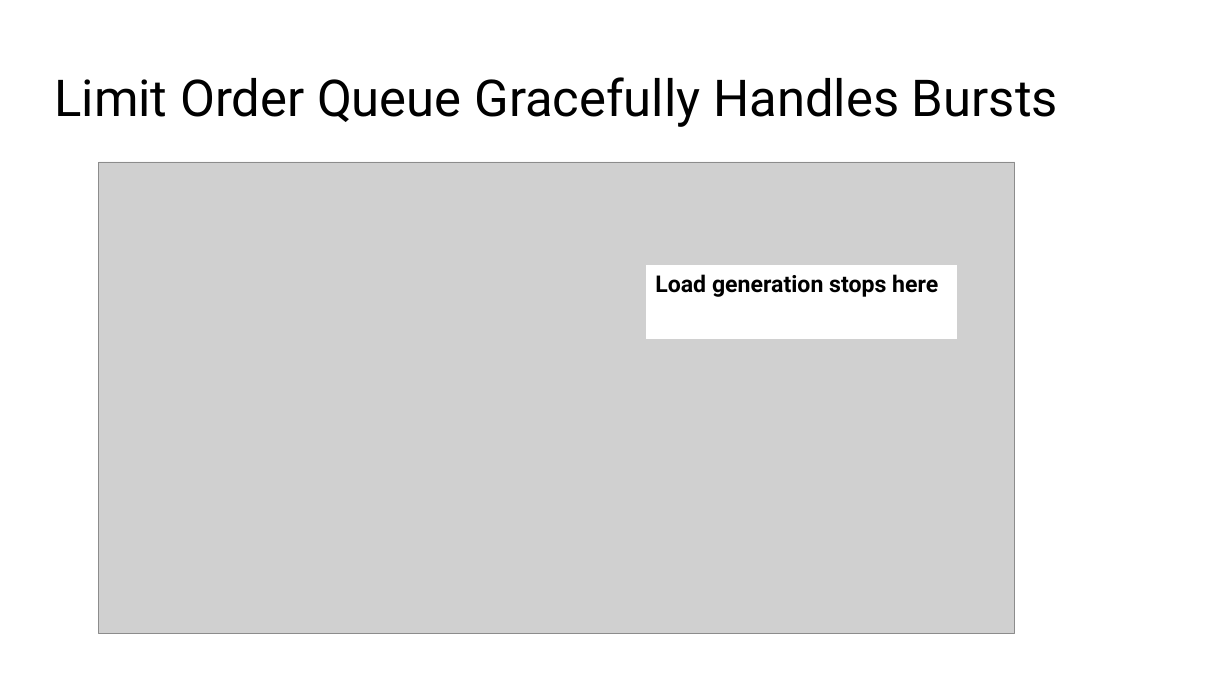
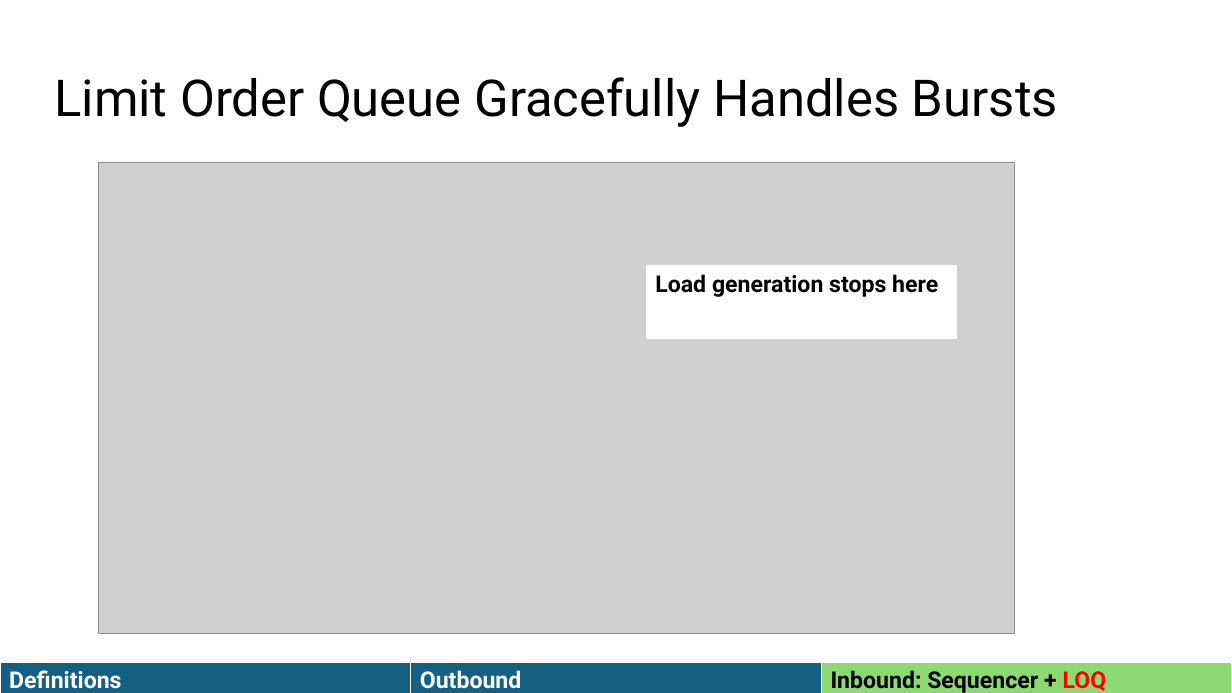
Before and after one commit to HaseebLUMS/Onyx-Presentation, a slide deck: slide 53 of Onyx SIGCOMM.pptx (slide 49 before the commit). Drawn at 1232x693 pixels with LibreOffice and Linux fonts; fonts in the diff are those of the drawing; grey boxes stand for pictures. Boxes give left, top, right and bottom in pixels: in the first picture for what was removed or moved away, otherwise in the second. Text is boxed around its words. In the diff, an @@ line names an element or a change of style, - is before the commit and + after.

```diff
--- a/Onyx SIGCOMM.pptx
+++ b/Onyx SIGCOMM.pptx
@@ table added at [0,663,1231,693], 1 rows, 3 columns @@
+Definitions | Outbound | Inbound: Sequencer + LOQ
```
Also in this commit, not shown: 40 other slides changed, 4 slides added.
